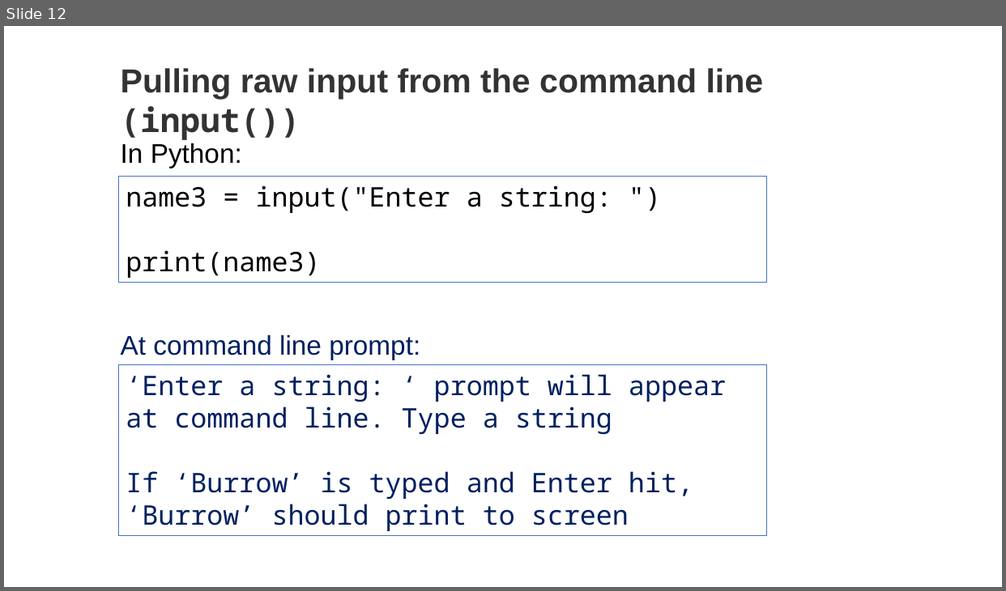
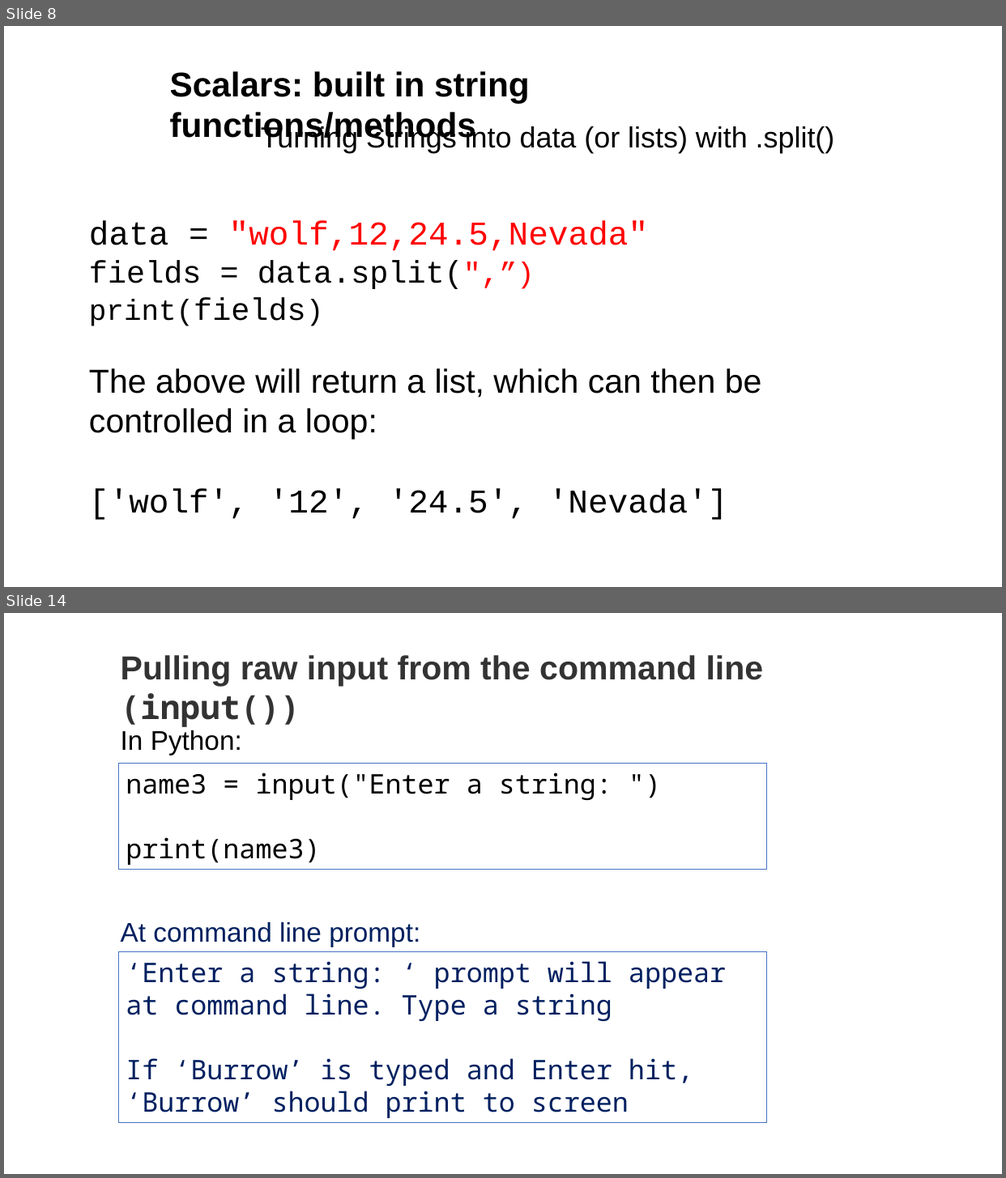
Before and after one commit to tparchman/F26_BIOL792, a slide deck: week6_pythonI/week6_python.pptx. Shown one above the other, each under a label of ours: slide 12 before the commit, slides 8 and 14 after it; the slides between them are not shown. The pictures are 1006x591 and 1006x1178 pixels, drawn with LibreOffice and Linux fonts; fonts in the diff are those of the drawing. Boxes give left, top, right and bottom in pixels: in the first picture for what was removed or moved away, otherwise in the second. Text is boxed around its words. In the diff, an @@ line names an element or a change of style, - is before the commit and + after.

```diff
--- a/week6_pythonI/week6_python.pptx
+++ b/week6_pythonI/week6_python.pptx
@@ slide 8 added at [4, 26, 1002, 587], background #FFFFFF @@
@@ text added at [170, 71, 530, 144], 33 pt, text #000000, bold @@
+Scalars: built in string functions/methods
@@ text added at [261, 125, 835, 153], 28 pt, text #000000 @@
+Turning Strings into data (or lists) with .split()
@@ text added at [89, 221, 648, 327], 32 pt, text #000000 @@
+data = "wolf,12,24.5,Nevada"
+fields = data.split(",”)
+print(fields)
@@ text added at [89, 369, 762, 520], 32 pt, text #000000 @@
+The above will return a list, which can then be controlled in a loop:
+['wolf', '12', '24.5', 'Nevada']
@@ what was slide 12 is now slide 14 @@
```
Also in this commit, not shown: 9 slides changed, 4 other slides added, 2 slides removed, 3 other files.
